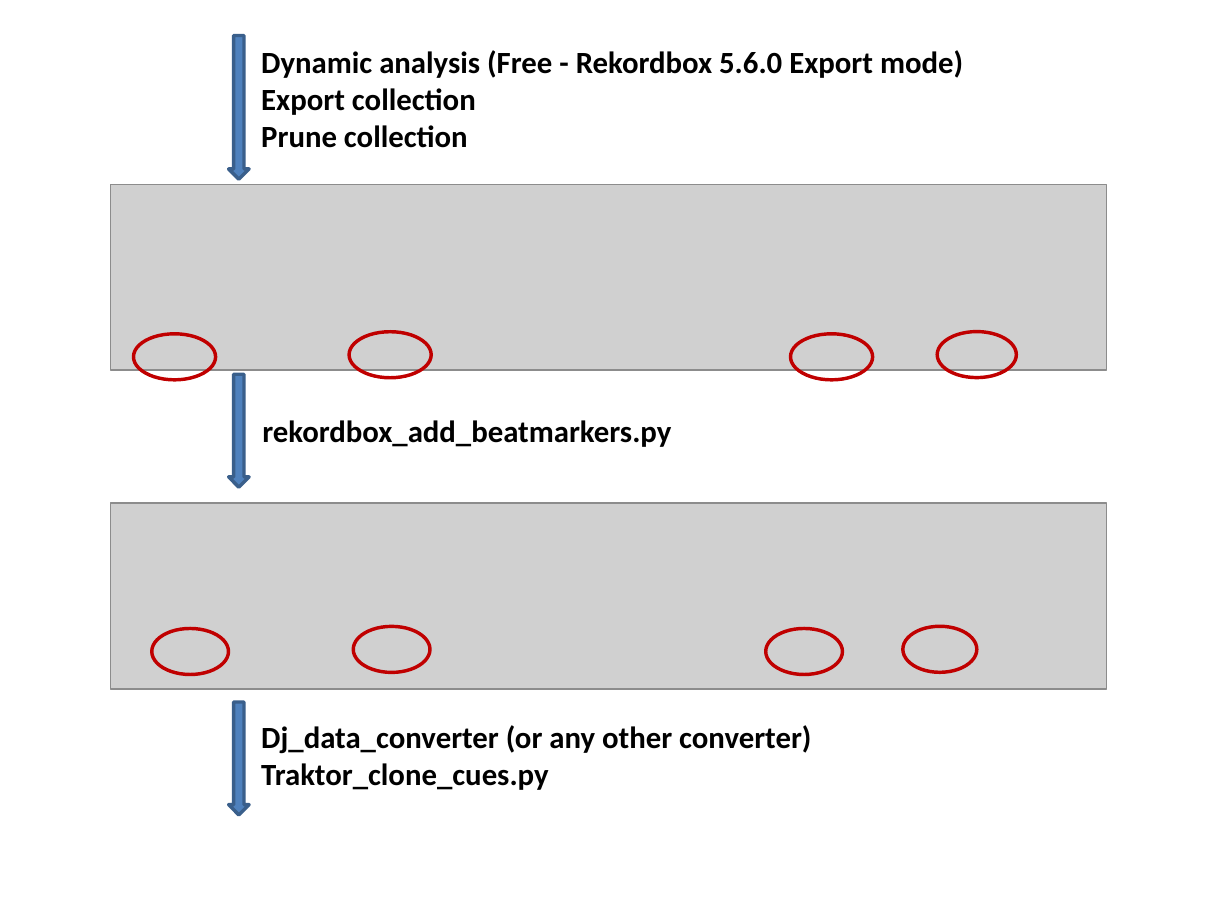
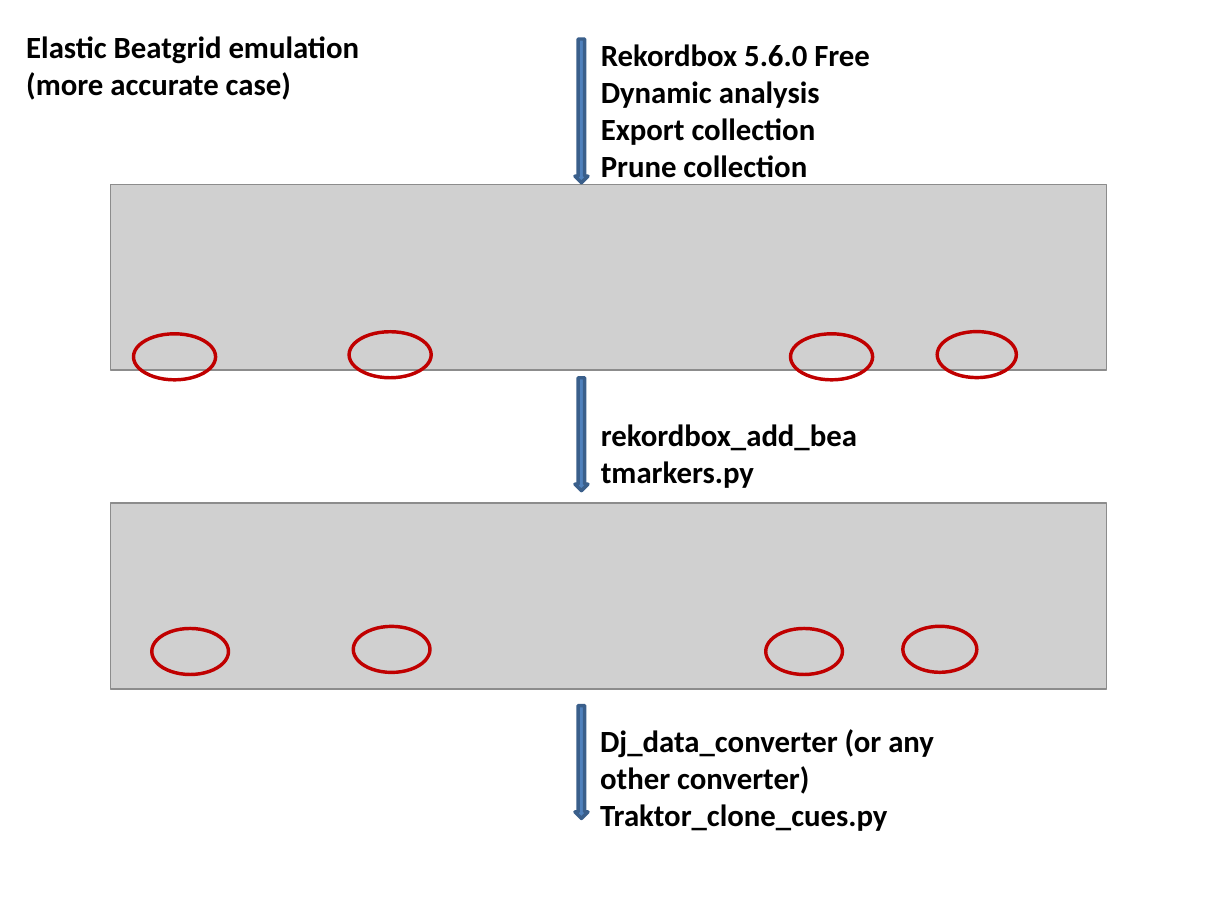
Before and after one commit to pestrela/music, a slide deck: slide 3 of traktor/pics/traktor_elastic_beatgrids.pptx (slide 1 before the commit). Drawn at 1232x924 pixels with LibreOffice and Linux fonts; fonts in the diff are those of the drawing; grey boxes stand for pictures. Boxes give left, top, right and bottom in pixels: in the first picture for what was removed or moved away, otherwise in the second. Text is boxed around its words. In the diff, an @@ line names an element or a change of style, - is before the commit and + after.

```diff
--- a/traktor/pics/traktor_elastic_beatgrids.pptx
+++ b/traktor/pics/traktor_elastic_beatgrids.pptx
@@ text added at [26, 36, 360, 100], 18 pt, text #000000, bold @@
+Elastic Beatgrid emulation
+(more accurate case)
@@ down arrow: place and size @@
-down arrow at [229, 36, 250, 180]
+down arrow at [575, 39, 589, 184]
@@ text "Rekordbox 5.6.0 Free": place and size @@
-text "Rekordbox 5.6.0 Free" at [261, 50, 963, 148]
+text "Rekordbox 5.6.0 Free" at [601, 44, 870, 185]
@@ text at [601, 44, 870, 108]: text changed @@
-Dynamic analysis (Free - Rekordbox 5.6.0 Export mode)
+Rekordbox 5.6.0 Free
+Dynamic analysis
@@ down arrow: place and size @@
-down arrow at [229, 375, 250, 488]
+down arrow at [575, 378, 589, 492]
@@ text "rekordbox_add_beatmarkers.py" rewrapped from [262, 420, 671, 447] to [601, 424, 857, 488] @@
@@ down arrow: place and size @@
-down arrow at [229, 702, 250, 816]
+down arrow at [575, 706, 589, 819]
@@ text "Dj_data_converter (or any other converter)" rewrapped from [261, 725, 811, 790] to [600, 729, 934, 831] @@
```
Also in this commit, not shown: 2 slides added, 5 other files.
